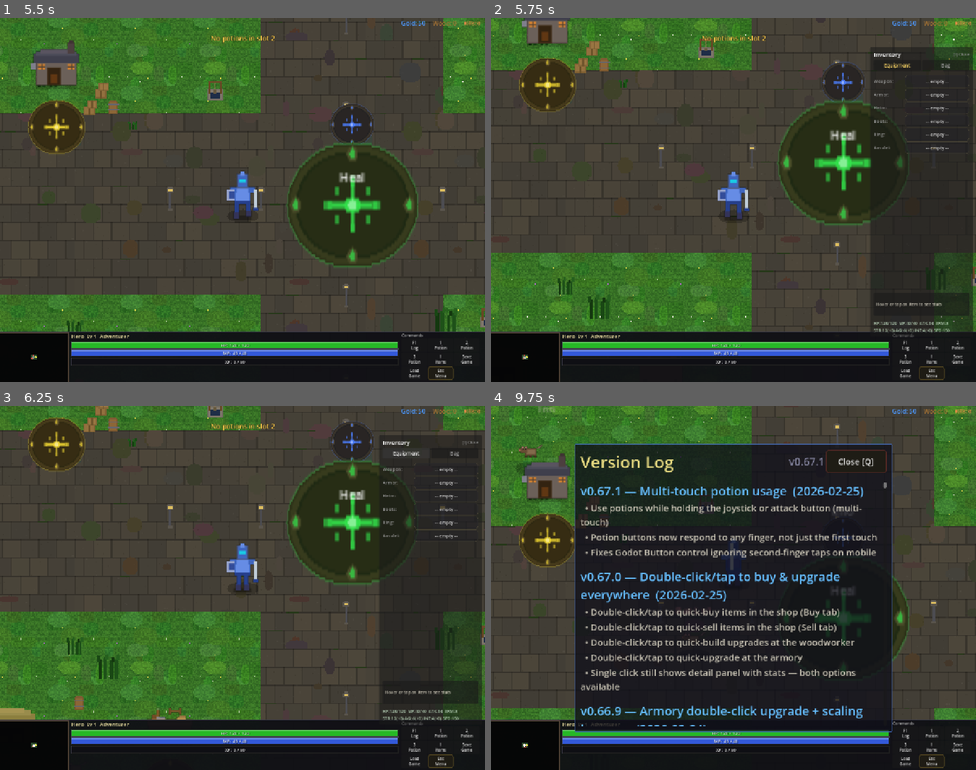
Above: before the commit, frames 1-4 (two rows, left to right).
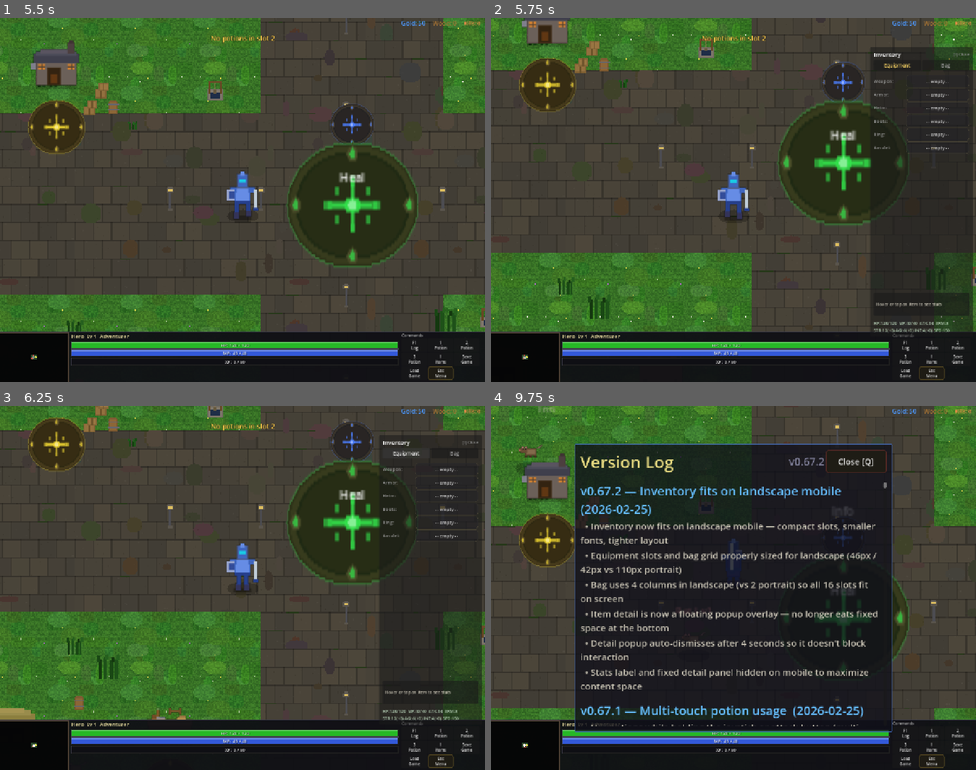
Above: after the commit, the same moments.

Repository: slxny/legends-open-rpg
Game: Godot game, scene res://scenes/main.tscn
Two runs of this game, one before a commit and one after it. Both use one fixed random seed, a clock stepped at 60 frames per second and the inputs below.
Inputs (mouse positions are in pixels of both pictures, inside the frame that each line leads up to):
- Up to frame 1 (5.5 s): tap Enter at 0.5 s; move the mouse to (218, 272) at 0.52 s; hold W (move_up) 0.53-1.25 s; tap F (interact) at 0.6, 3.6, 5.3 s; click (218, 272) at 0.67 s; click "Esc Menu" at 1.25 s; click "Resume" at 2 s; drag from (33, 356) to (242, 272) at 2.77 s; move the mouse to (97, 145) at 3.52 s; hold A (move_left) 3.53-4.25 s; drag from (266, 200) to (63, 174) at 4.27 s; move the mouse to (169, 109) at 5.02 s; hold S (move_down) from 5.03 s (still down); tap 2 at 5.1 s
- Up to frame 2 (5.75 s): keep holding S (move_down); tap I (toggle_inventory) at 5.65 s
- Up to frame 3 (6.25 s): release S (move_down) at 5.75 s; click "Equipment" at 5.75 s
- Up to frame 4 (9.75 s): click "Bag" at 6.5 s; drag from (539, 638) to (845, 442) at 7.27 s; move the mouse to (685, 726) at 8.02 s; hold W (move_up) 8.03-8.75 s; tap F (interact) at 8.1 s; click (685, 726) at 8.17 s; tap Escape (ui_cancel) at 8.65 s; drag from (782, 507) to (733, 573) at 8.77 s; click "Changelog" at 9.5 s

Frame 1 is identical in both runs. In frame 2, 0.1% of the frame differs, in the area x 85-95%, y 17-37%; in frame 3, 0.1%; in frame 4, 10%, in the area x 18-80%, y 14-88%.
Error in both runs: Invalid assignment of property or key '_mobile_potion_btns' with value of type 'Array' on a base object of type 'CharacterBody2D (player.gd)'. (res://scenes/ui…

Commit message:
Inventory fits on landscape mobile — compact layout + floating detail popup (v0.67.2)
Co-Authored-By: Claude Opus 4.6 <noreply@anthropic.com>

Diff:
--- a/scenes/ui/changelog_dialog.gd
+++ b/scenes/ui/changelog_dialog.gd
@@ -9,9 +9,22 @@
 var _is_visible: bool = false
 var _is_mobile: bool = false
 
-const GAME_VERSION := "v0.67.1"
+const GAME_VERSION := "v0.67.2"
 
 const CHANGELOG: Array[Dictionary] = [
+	{
+		"version": "v0.67.2",
+		"title": "Inventory fits on landscape mobile",
+		"date": "2026-02-25",
+		"entries": [
+			"Inventory now fits on landscape mobile — compact slots, smaller fonts, tighter layout",
+			"Equipment slots and bag grid properly sized for landscape (46px / 42px vs 110px portrait)",
+			"Bag uses 4 columns in landscape (vs 2 portrait) so all 16 slots fit on screen",
+			"Item detail is now a floating popup overlay — no longer eats fixed space at the bottom",
+			"Detail popup auto-dismisses after 4 seconds so it doesn't block interaction",
+			"Stats label and fixed detail panel hidden on mobile to maximize content space",
+		]
+	},
 	{
 		"version": "v0.67.1",
 		"title": "Multi-touch potion usage",
--- a/scenes/ui/inventory_screen.gd
+++ b/scenes/ui/inventory_screen.gd
@@ -11,8 +11,10 @@
 var _player: Node2D = null
 var _is_visible: bool = false
 var _is_mobile: bool = false
+var _is_landscape: bool = false
 var _current_tab: int = 0  # 0 = Equipment, 1 = Bag
 var _selected_item: Dictionary = {}
+var _detail_popup: PanelContainer = null  # Floating detail overlay for mobile
 
 const TAB_ACTIVE_COLOR := Color(1.0, 0.85, 0.4)
 const TAB_INACTIVE_COLOR := Color(0.6, 0.6, 0.6)
@@ -88,10 +90,13 @@
 		_selected_item = {}
 		_detect_mobile()
 		_refresh()
+	else:
+		_dismiss_detail_popup()
 
 func _detect_mobile() -> void:
 	var vp_size = get_viewport().get_visible_rect().size
 	_is_mobile = GameManager.is_mobile_device()
+	_is_landscape = vp_size.x > vp_size.y
 	if _is_mobile:
 		var margin = 8.0
 		panel.anchor_left = 0.0
@@ -102,13 +107,23 @@
 		panel.offset_right = -margin
 		panel.offset_top = margin
 		panel.offset_bottom = -margin
-		$Panel/MarginContainer/VBox/TopBar/Title.add_theme_font_size_override("font_size", 48)
-		equip_tab_btn.add_theme_font_size_override("font_size", 38)
-		equip_tab_btn.custom_minimum_size.y = 80
-		bag_tab_btn.add_theme_font_size_override("font_size", 38)
-		bag_tab_btn.custom_minimum_size.y = 80
-		detail_label.add_theme_font_size_override("font_size", 34)
-		stats_label.add_theme_font_size_override("font_size", 32)
+		var fs_title = 28 if _is_landscape else 48
+		var fs_tab = 22 if _is_landscape else 38
+		var tab_h = 36 if _is_landscape else 80
+		var fs_detail = 20 if _is_landscape else 34
+		var fs_stats = 18 if _is_landscape else 32
+		$Panel/MarginContainer/VBox/TopBar/Title.add_theme_font_size_override("font_size", fs_title)
+		equip_tab_btn.add_theme_font_size_override("font_size", fs_tab)
+		equip_tab_btn.custom_minimum_size.y = tab_h
+		bag_tab_btn.add_theme_font_size_override("font_size", fs_tab)
+		bag_tab_btn.custom_minimum_size.y = tab_h
+		detail_label.add_theme_font_size_override("font_size", fs_detail)
+		stats_label.add_theme_font_size_override("font_size", fs_stats)
+		# Hide fixed detail panel and stats on mobile — use floating popup instead
+		$Panel/MarginContainer/VBox/DetailPanel.visible = false
+		$Panel/MarginContainer/VBox/Sep2.visible = false
+		$Panel/MarginContainer/VBox/Sep3.visible = false
+		stats_label.visible = false
 		# Replace keyboard hint with close button (only once)
 		var close_hint = $Panel/MarginContainer/VBox/TopBar.get_node_or_null("CloseHint")
 		if close_hint:
@@ -117,10 +132,16 @@
 			var close_btn = Button.new()
 			close_btn.name = "MobileCloseBtn"
 			close_btn.text = "X"
-			close_btn.custom_minimum_size = Vector2(160, 130)
-			close_btn.add_theme_font_size_override("font_size", 60)
+			var btn_sz = Vector2(80, 60) if _is_landscape else Vector2(160, 130)
+			close_btn.custom_minimum_size = btn_sz
+			close_btn.add_theme_font_size_override("font_size", 32 if _is_landscape else 60)
 			close_btn.pressed.connect(toggle)
 			$Panel/MarginContainer/VBox/TopBar.add_child(close_btn)
+		else:
+			var existing_btn = $Panel/MarginContainer/VBox/TopBar.get_node("MobileCloseBtn")
+			var btn_sz = Vector2(80, 60) if _is_landscape else Vector2(160, 130)
+			existing_btn.custom_minimum_size = btn_sz
+			existing_btn.add_theme_font_size_override("font_size", 32 if _is_landscape else 60)
 	else:
 		# Desktop: compact right-side panel, stops above the 115px bottom HUD
 		panel.anchor_left = 1.0
@@ -131,11 +152,17 @@
 		panel.offset_right = -8.0
 		panel.offset_top = 0.0
 		panel.offset_bottom = -120.0
+		# Show fixed detail panel on desktop
+		$Panel/MarginContainer/VBox/DetailPanel.visible = true
+		$Panel/MarginContainer/VBox/Sep2.visible = true
+		$Panel/MarginContainer/VBox/Sep3.visible = true
+		stats_label.visible = true
 
 func _switch_tab(tab: int) -> void:
 	AudioManager.play_sfx("ui_tap", -4.0)
 	_current_tab = tab
 	_selected_item = {}
+	_dismiss_detail_popup()
 	_refresh()
 
 func _refresh() -> void:
@@ -159,18 +186,26 @@
 
 	var inv = _player.inventory
 	var slot_names = ["weapon", "armor", "helm", "boots", "ring", "amulet"]
-	var btn_size = Vector2(0, 110) if _is_mobile else Vector2(0, 32)
-	var font_size = 38 if _is_mobile else 12
+	var btn_h: int
+	var font_size: int
+	if not _is_mobile:
+		btn_h = 32; font_size = 12
+	elif _is_landscape:
+		btn_h = 46; font_size = 20
+	else:
+		btn_h = 110; font_size = 38
+	var btn_size = Vector2(0, btn_h)
 
 	for slot_name in slot_names:
 		var item = inv.equipment.get(slot_name, {})
 		var row = HBoxContainer.new()
-		row.add_theme_constant_override("separation", 10 if _is_mobile else 3)
+		row.add_theme_constant_override("separation", 6 if _is_landscape else (10 if _is_mobile else 3))
 
 		# Slot label
 		var slot_label = Label.new()
 		slot_label.text = slot_name.capitalize() + ":"
-		slot_label.custom_minimum_size = Vector2(80 if not _is_mobile else 190, 0)
+		var lbl_w = 80 if not _is_mobile else (100 if _is_landscape else 190)
+		slot_label.custom_minimum_size = Vector2(lbl_w, 0)
 		slot_label.add_theme_font_size_override("font_size", font_size)
 		slot_label.add_theme_color_override("font_color", Color(0.6, 0.6, 0.6))
 		slot_label.vertical_alignment = VERTICAL_ALIGNMENT_CENTER
@@ -209,8 +244,9 @@
 		if not item.is_empty():
 			var unequip_btn = Button.new()
 			unequip_btn.text = "X"
-			unequip_btn.custom_minimum_size = Vector2(36, 0) if not _is_mobile else Vector2(96, 96)
-			unequip_btn.add_theme_font_size_override("font_size", 38 if _is_mobile else font_size)
+			var uneq_sz = Vector2(36, 0) if not _is_mobile else (Vector2(50, 44) if _is_landscape else Vector2(96, 96))
+			unequip_btn.custom_minimum_size = uneq_sz
+			unequip_btn.add_theme_font_size_override("font_size", font_size)
 			unequip_btn.add_theme_color_override("font_color", Color(1.0, 0.4, 0.4))
 			unequip_btn.tooltip_text = "Unequip"
 			var s_name = slot_name
@@ -228,15 +264,22 @@
 		child.queue_free()
 
 	var inv = _player.inventory
-	var cols = 3 if not _is_mobile else 2
-	var btn_height = 32 if not _is_mobile else 110
-	var font_size = 11 if not _is_mobile else 34
+	var cols: int
+	var btn_height: int
+	var font_size: int
+	var spacing: int
+	if not _is_mobile:
+		cols = 3; btn_height = 32; font_size = 11; spacing = 3
+	elif _is_landscape:
+		cols = 4; btn_height = 42; font_size = 18; spacing = 4
+	else:
+		cols = 2; btn_height = 110; font_size = 34; spacing = 10
 
 	var grid = GridContainer.new()
 	grid.columns = cols
 	grid.size_flags_horizontal = Control.SIZE_EXPAND_FILL
-	grid.add_theme_constant_override("h_separation", 10 if _is_mobile else 3)
-	grid.add_theme_constant_override("v_separation", 10 if _is_mobile else 3)
+	grid.add_theme_constant_override("h_separation", spacing)
+	grid.add_theme_constant_override("v_separation", spacing)
 
 	for i in range(inv.bag.size()):
 		var item = inv.bag[i]
@@ -276,12 +319,7 @@
 
 	content_vbox.add_child(grid)
 
-func _refresh_detail() -> void:
-	if _selected_item.is_empty():
-		detail_label.text = "Hover or tap an item to see stats"
-		return
-
-	var item = _selected_item
+func _get_item_detail_text(item: Dictionary) -> String:
 	var rarity_name = ItemData.RARITY_NAMES.get(item.get("rarity", 0), "")
 	var text = "%s  (%s)\n" % [item.get("name", ""), rarity_name]
 	var desc = item.get("description", "")
@@ -295,7 +333,67 @@
 		text += ", ".join(stat_parts)
 	if item.has("buy_price"):
 		text += "\nValue: %dg" % item["buy_price"]
-	detail_label.text = text.strip_edges()
+	return text.strip_edges()
+
+func _refresh_detail() -> void:
+	if not _is_mobile:
+		# Desktop: use fixed detail label
+		if _selected_item.is_empty():
+			detail_label.text = "Hover or tap an item to see stats"
+		else:
+			detail_label.text = _get_item_detail_text(_selected_item)
+		return
+
+	# Mobile: show floating popup that auto-dismisses
+	_dismiss_detail_popup()
+	if _selected_item.is_empty():
+		return
+	_show_detail_popup(_selected_item)
+
+func _show_detail_popup(item: Dictionary) -> void:
+	_dismiss_detail_popup()
+	var fs = 18 if _is_landscape else 30
+	var pad = 10 if _is_landscape else 14
+
+	_detail_popup = PanelContainer.new()
+	var style = StyleBoxFlat.new()
+	style.bg_color = Color(0.08, 0.08, 0.12, 0.95)
+	style.border_color = Color(0.9, 0.75, 0.3, 0.8)
+	style.set_border_width_all(2)
+	style.set_corner_radius_all(8)
+	style.set_content_margin_all(pad)
+	_detail_popup.add_theme_stylebox_override("panel", style)
+
+	var vbox = VBoxContainer.new()
+	vbox.add_theme_constant_override("separation", 2)
+	_detail_popup.add_child(vbox)
+
+	var lbl = Label.new()
+	lbl.text = _get_item_detail_text(item)
+	lbl.add_theme_font_size_override("font_size", fs)
+	lbl.add_theme_color_override("font_color", Color(0.9, 0.87, 0.78))
+	lbl.autowrap_mode = TextServer.AUTOWRAP_WORD_SMART
+	vbox.add_child(lbl)
+
+	# Position as overlay centered near bottom of the panel
+	panel.add_child(_detail_popup)
+	_detail_popup.set_anchors_and_offsets_preset(Control.PRESET_BOTTOM_WIDE)
+	_detail_popup.offset_left = 20
+	_detail_popup.offset_right = -20
+	_detail_popup.offset_bottom = -8
+	_detail_popup.offset_top = -(_detail_popup.get_combined_minimum_size().y + 8)
+
+	# Auto-dismiss after a few seconds
+	var popup_ref = _detail_popup
+	get_tree().create_timer(4.0).timeout.connect(func():
+		if is_instance_valid(popup_ref) and popup_ref == _detail_popup:
+			_dismiss_detail_popup()
+	)
+
+func _dismiss_detail_popup() -> void:
+	if _detail_popup and is_instance_valid(_detail_popup):
+		_detail_popup.queue_free()
+	_detail_popup = null
 
 func _refresh_stats() -> void:
 	if not _player:
